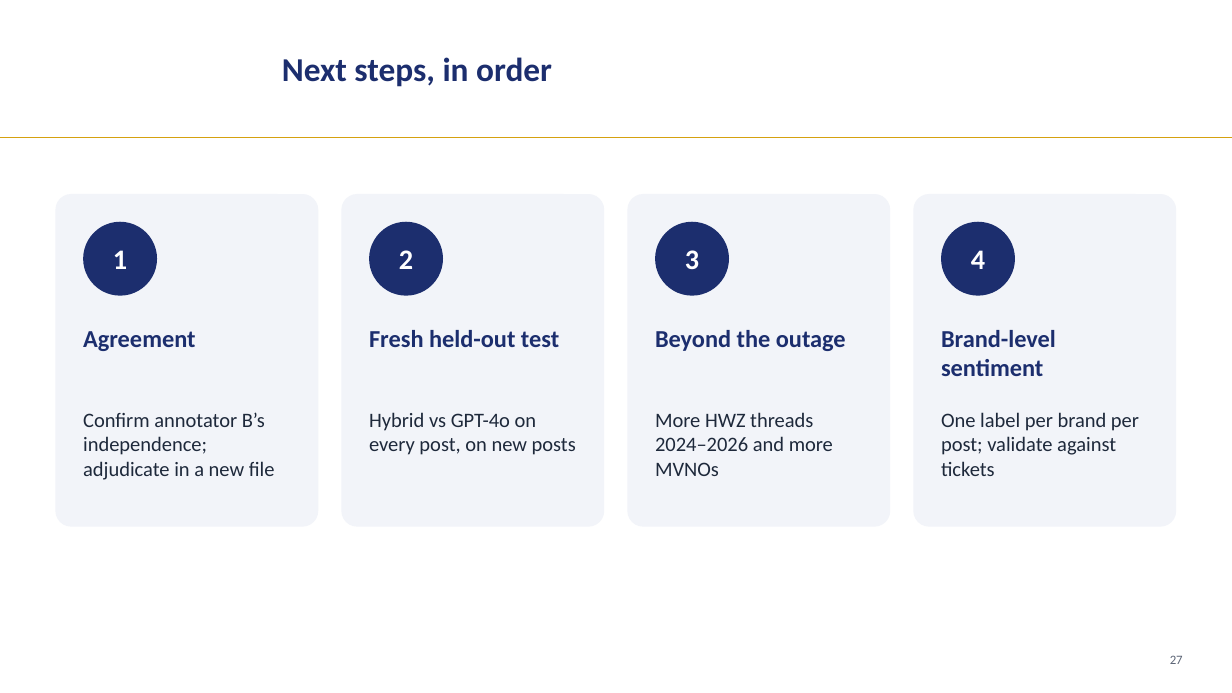
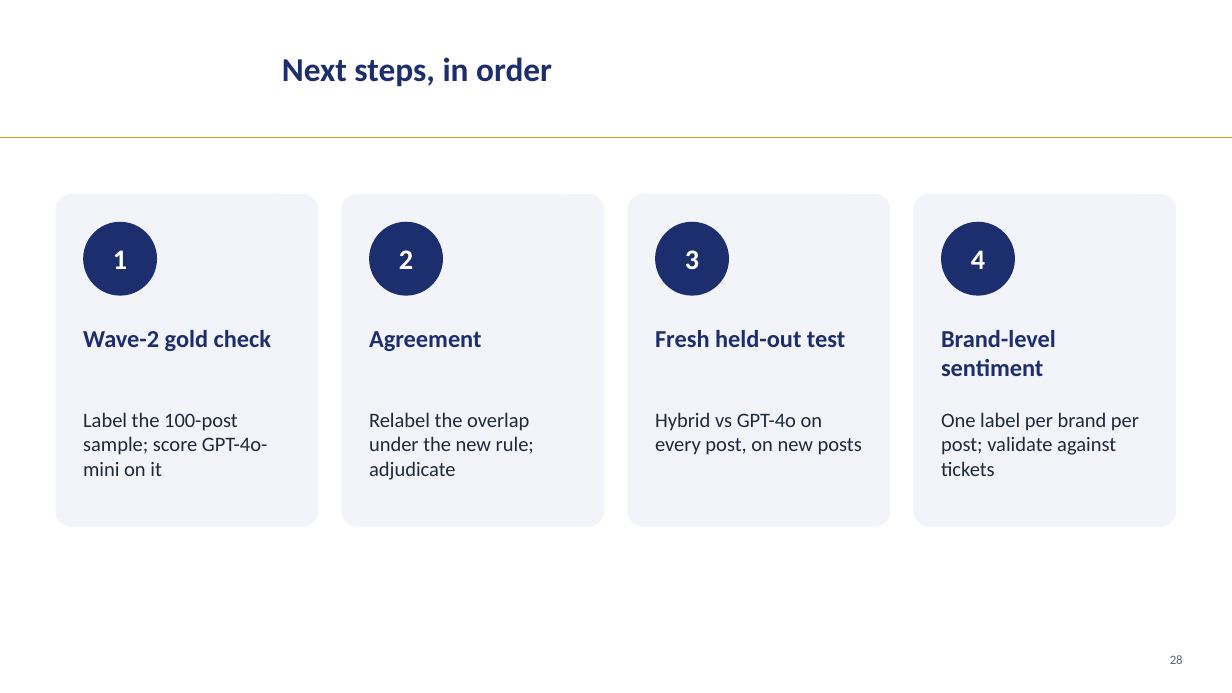
Before and after one commit to LizLicense/Public-Sentiment-Analysis-LLM-powered-Issue-Extraction, a slide deck: slide 28 of presentation/capstone_walkthrough.pptx (slide 27 before the commit). Drawn at 1232x693 pixels with LibreOffice and Linux fonts; fonts in the diff are those of the drawing; background and template pictures are left out. Boxes give left, top, right and bottom in pixels: in the first picture for what was removed or moved away, otherwise in the second. Text is boxed around its words. In the diff, an @@ line names an element or a change of style, - is before the commit and + after.

```diff
--- a/presentation/capstone_walkthrough.pptx
+++ b/presentation/capstone_walkthrough.pptx
@@ text at [83, 330, 271, 351]: text changed @@
-Agreement
+Wave-2 gold check
@@ text at [369, 331, 481, 351]: text changed @@
-Fresh held-out test
+Agreement
@@ text at [655, 330, 845, 347]: text changed @@
-Beyond the outage
+Fresh held-out test
@@ text at [83, 412, 267, 476]: text changed @@
-Confirm annotator B’s independence; adjudicate in a new file
+Label the 100-post sample; score GPT-4o-mini on it
@@ text at [369, 412, 534, 480]: text changed @@
-Hybrid vs GPT-4o on every post, on new posts
+Relabel the overlap under the new rule; adjudicate
@@ text at [655, 412, 862, 455]: text changed @@
-More HWZ threads 2024–2026 and more MVNOs
+Hybrid vs GPT-4o on every post, on new posts
@@ text at [1170, 655, 1183, 664]: text changed @@
-27
+28
```
Also in this commit, not shown: 17 other slides changed, 1 slide added, 13 other files.
